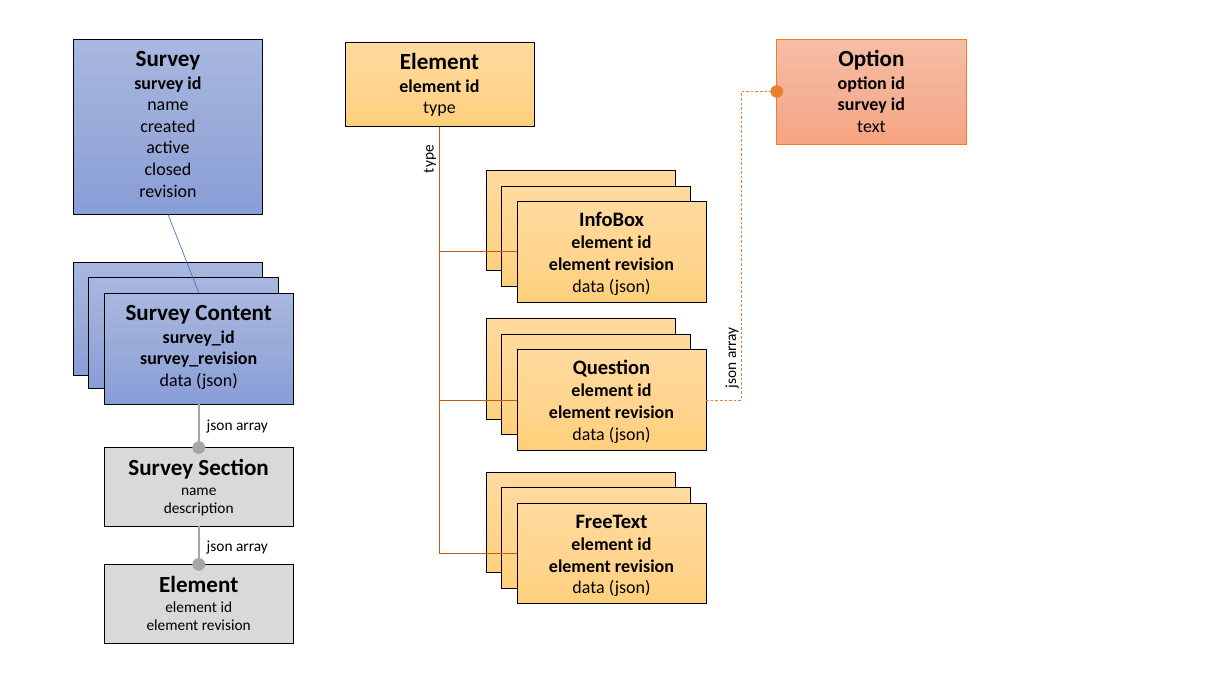
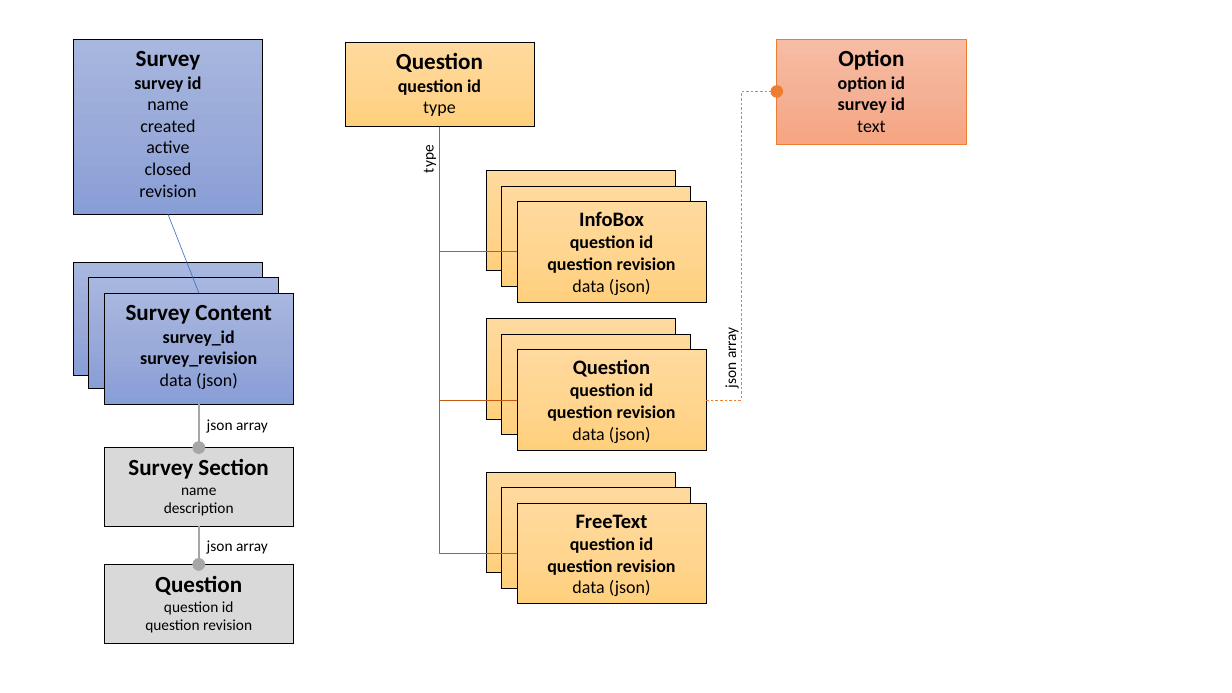
Before and after one commit to mikemayer67/tlc-ttsurvey, a slide deck: slide 3 of SurveyTables.pptx. Drawn at 1232x693 pixels with LibreOffice and Linux fonts; fonts in the diff are those of the drawing. Boxes give left, top, right and bottom in pixels: in the first picture for what was removed or moved away, otherwise in the second. Text is boxed around its words. In the diff, an @@ line names an element or a change of style, - is before the commit and + after.

Commit message:
elements to questions

```diff
--- a/SurveyTables.pptx
+++ b/SurveyTables.pptx
@@ text in rectangle at (396,52,483,95): text changed @@
-Element
-element id
+Question
+question id
@@ text in rectangle at (547,235,676,273): text changed @@
-element id
-element revision
+question id
+question revision
@@ text in rectangle at (547,383,676,421): text changed @@
-element id
-element revision
+question id
+question revision
@@ text in rectangle at (547,537,676,575): text changed @@
-element id
-element revision
+question id
+question revision
@@ text in rectangle at (145,576,252,633): text changed @@
-Element
-element id
-element revision
+Question
+question id
+question revision
```
Also in this commit, not shown: 2 other slides changed, 9 other files.
